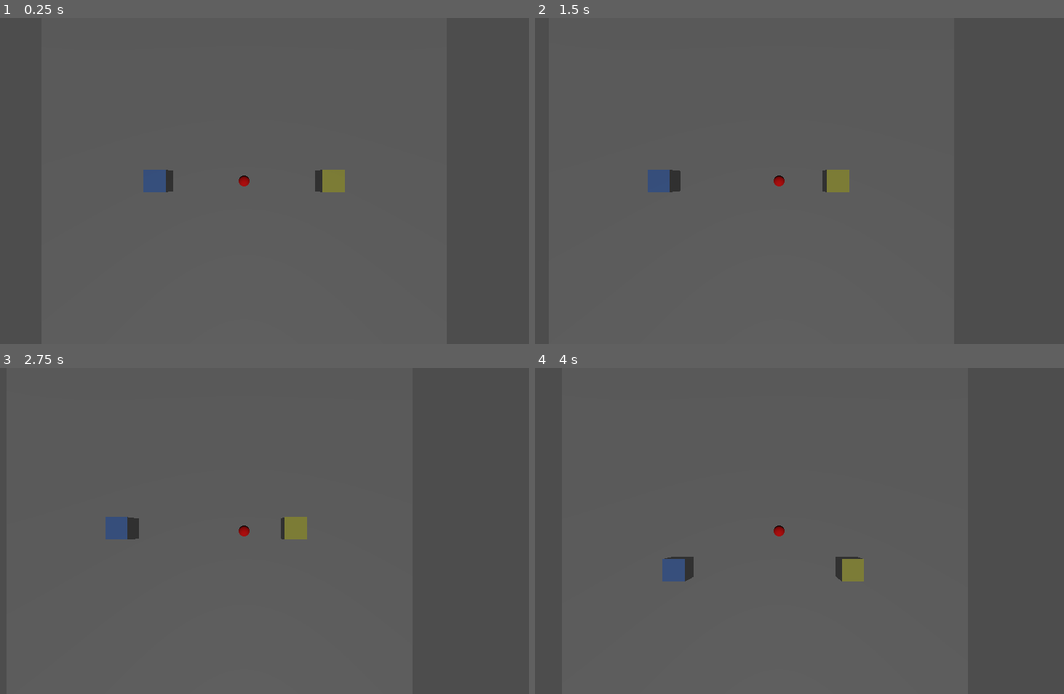
Above: before the commit, frames 1-4 (two rows, left to right).
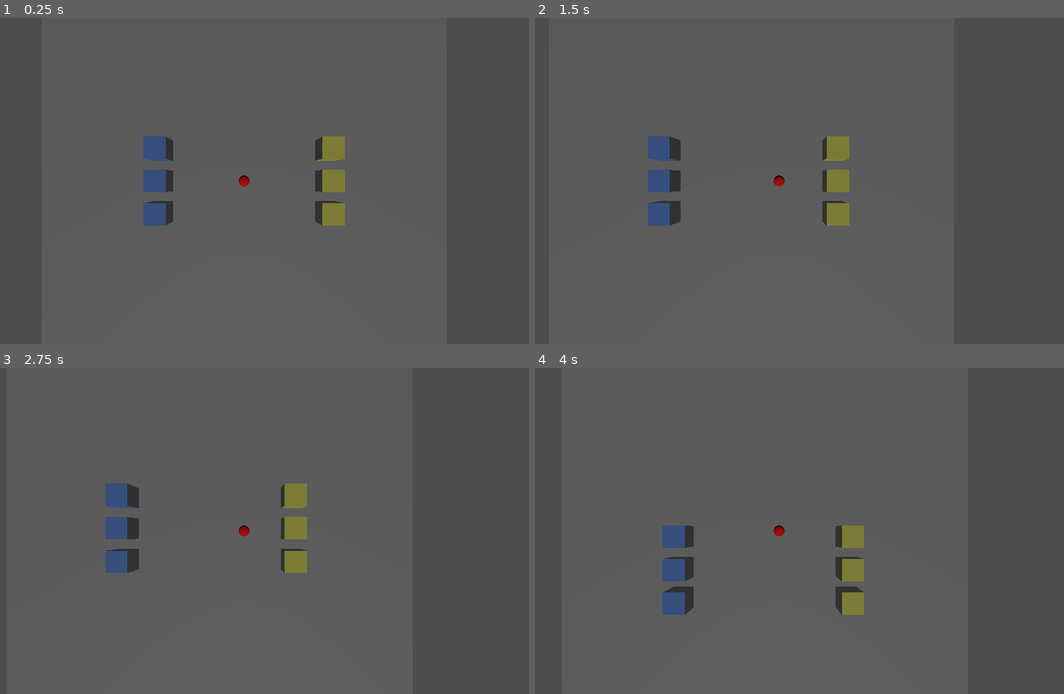
Above: after the commit, the same moments.

Repository: Mobius-Bron/ReplaySystem
Game: Godot game, scene res://Maps/test_demo.tscn
Same seed, same stepped clock (60 frames per second), same inputs: the game is played once before the commit and once after it.
Inputs (mouse positions are in pixels of both pictures, inside the frame that each line leads up to):
- Up to frame 1 (0.25 s): no input
- Up to frame 2 (1.5 s): tap Enter at 0.5 s; move the mouse to (905, 164) at 0.52 s; hold D (player_right) 0.53-1.28 s; hold Q 0.53-1.28 s; click (905, 164) at 0.67 s; tap E at 0.8, 1.35 s; move the mouse to (661, 197) at 1.27 s; hold A (player_left) from 1.28 s (still down); click (661, 197) at 1.42 s
- Up to frame 3 (2.75 s): tap Q at 1.55 s; move the mouse to (301, 459) at 2.02 s; release A (player_left) at 2.03 s; hold D (player_right) from 2.03 s (still down); hold E from 2.03 s (still down); tap S (player_bwd) at 2.1 s; click (301, 459) at 2.17 s
- Up to frame 4 (4 s): move the mouse to (751, 596) at 2.77 s; release D (player_right) at 2.78 s; release E at 2.78 s; hold W (player_fwd) 2.78-3.53 s; tap Q at 2.85 s; click (751, 596) at 2.92 s; move the mouse to (952, 579) at 3.52 s; hold A (player_left) from 3.53 s (still down); hold E from 3.53 s (still down); click (952, 579) at 3.67 s

The runs differ from the first frame. In frame 1, 1.6% of the frame differs, in the area x 27-66%, y 36-64%; in frame 2, 1.6%; in frame 3, 1.6%; in frame 4, 1.7%, in the area x 24-63%, y 48-76%.

Commit message:
添加录制重播类

Diff:
--- a/Core/Box/fire_box.gd
+++ b/Core/Box/fire_box.gd
@@ -8,4 +8,5 @@
 		var new_bullet: Bullet = BULLET.instantiate()
 
 		get_tree().root.add_child(new_bullet)
+		new_bullet.speed = randf_range(5.0, 15.0)
 		new_bullet.global_position = self.global_position + Vector3(randf_range(-1, 1), 0.0, randf_range(-1, 1))
--- a/Maps/test_demo.tscn
+++ b/Maps/test_demo.tscn
@@ -15,8 +15,20 @@
 [node name="HitBox" parent="." unique_id=1321712480 instance=ExtResource("1_0ovbx")]
 transform = Transform3D(1, 0, 0, 0, 1, 0, 0, 0, 1, 8, 1, 0)
 
+[node name="HitBox2" parent="." unique_id=1716671588 instance=ExtResource("1_0ovbx")]
+transform = Transform3D(1, 0, 0, 0, 1, 0, 0, 0, 1, 8, 1, -3)
+
+[node name="HitBox3" parent="." unique_id=381301644 instance=ExtResource("1_0ovbx")]
+transform = Transform3D(1, 0, 0, 0, 1, 0, 0, 0, 1, 8, 1, 3)
+
 [node name="FireBox" parent="." unique_id=2123103194 instance=ExtResource("2_5gp2d")]
 transform = Transform3D(1, 0, 0, 0, 1, 0, 0, 0, 1, -8, 1, 0)
+
+[node name="FireBox2" parent="." unique_id=1302450880 instance=ExtResource("2_5gp2d")]
+transform = Transform3D(1, 0, 0, 0, 1, 0, 0, 0, 1, -8, 1, -3)
+
+[node name="FireBox3" parent="." unique_id=511377271 instance=ExtResource("2_5gp2d")]
+transform = Transform3D(1, 0, 0, 0, 1, 0, 0, 0, 1, -8, 1, 3)
 
 [node name="CharacterBase" parent="." unique_id=1729930977 instance=ExtResource("3_5gp2d")]
 transform = Transform3D(1, 0, 0, 0, 1, 0, 0, 0, 1, 0, 1, 0)
--- /dev/null
+++ b/ReplaySystem/replay_system.gd
@@ -0,0 +1,11 @@
+extends Node3D
+
+
+# Called when the node enters the scene tree for the first time.
+func _ready() -> void:
+	pass # Replace with function body.
+
+
+# Called every frame. 'delta' is the elapsed time since the previous frame.
+func _process(delta: float) -> void:
+	pass
--- /dev/null
+++ b/ReplaySystem/replay_system.tscn
@@ -0,0 +1,82 @@
+[gd_scene format=3 uid="uid://dmww5y2aaqakk"]
+
+[sub_resource type="GDScript" id="GDScript_43wcv"]
+script/source = "class_name ReplaySystem
+extends Node3D
+
+@onready var free_camera: Camera3D = $FreeCamera
+
+enum WorkMode{
+	Off,
+	Record,
+	Replay
+}
+
+@export var mode_type: WorkMode = WorkMode.Record
+@export_range(0.0, 30.0)var MoveSpeed: float = 10.0
+@export_range(0.0, 3.0) var RotationSpeed: float = 1.0
+
+var Pitch: float = 0.0   # 上下角度
+var Yaw: float = 0.0     # 左右角度
+
+# Called when the node enters the scene tree for the first time.
+func _ready() -> void:
+	match mode_type:
+		WorkMode.Off:
+			pass ## 不执行任何操作
+
+		WorkMode.Record:
+			pass
+			## 记录当前场景的除了自身这个类型外全部类型的信息
+
+		WorkMode.Replay:
+			pass
+			## 根据记录的场景信息在当前场景的根节点下面实例化全部物品
+
+func _process(_delta: float) -> void:
+	match mode_type:
+		WorkMode.Off:
+			pass ## 不执行任何操作
+
+		WorkMode.Record:
+			pass
+			## 记录每一帧的全部变化，包括玩家角色的位置，小球的位置，两种碰撞箱执行的操作
+
+		WorkMode.Replay:
+			## 根据记录的场景信息在还原全部物品的执行逻辑
+
+			## 摄像机逻辑
+			var input_dir: Vector3 = Vector3.ZERO
+
+			if Input.is_key_pressed(KEY_W):
+				input_dir.z -= 1
+			if Input.is_key_pressed(KEY_S):
+				input_dir.z += 1
+			if Input.is_key_pressed(KEY_A):
+				input_dir.x -= 1
+			if Input.is_key_pressed(KEY_D):
+				input_dir.x += 1
+			if Input.is_key_pressed(KEY_Q):
+				input_dir.y += 1
+			if Input.is_key_pressed(KEY_E):
+				input_dir.y -= 1
+
+			free_camera.transform.origin += input_dir.normalized() * MoveSpeed * _delta
+
+func _input(event: InputEvent) -> void:
+	match mode_type:
+		WorkMode.Off: pass ## 不执行任何操作
+		WorkMode.Record: pass ## 不执行任何操作
+		WorkMode.Replay:
+			## 摄像机逻辑
+			if event is InputEventMouseMotion and Input.is_mouse_button_pressed(MOUSE_BUTTON_RIGHT):
+				Yaw -= event.relative.x * RotationSpeed
+				Pitch -= event.relative.y * RotationSpeed
+				Pitch = clamp(Pitch, -90.0, 90.0)
+				rotation = Vector3(deg_to_rad(Pitch), deg_to_rad(Yaw), 0)
+"
+
+[node name="ReplaySystem" type="Node3D" unique_id=721628823]
+script = SubResource("GDScript_43wcv")
+
+[node name="FreeCamera" type="Camera3D" parent="." unique_id=1682675878]
Not shown, added: ReplaySystem/replay_system.gd.uid
